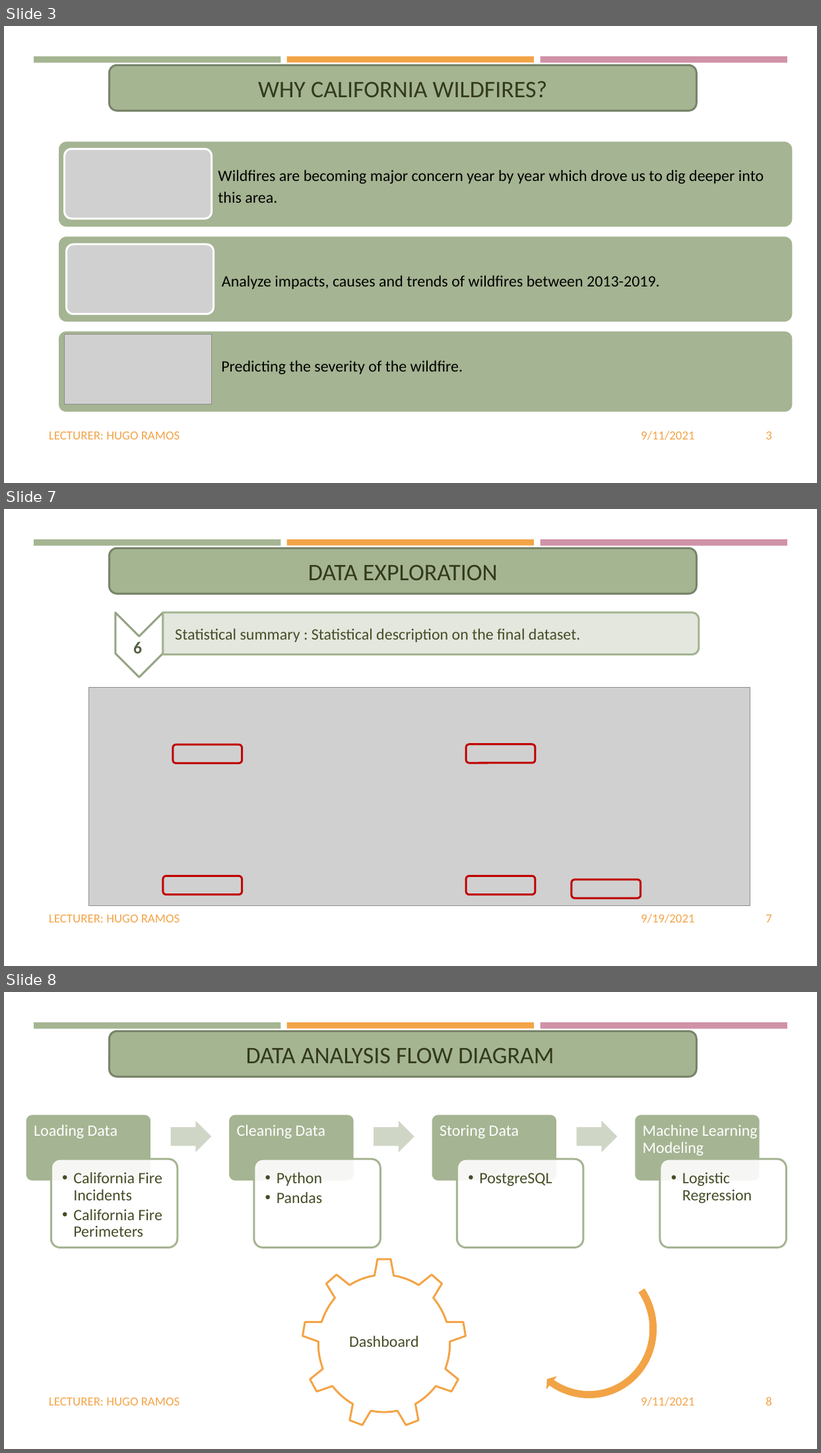
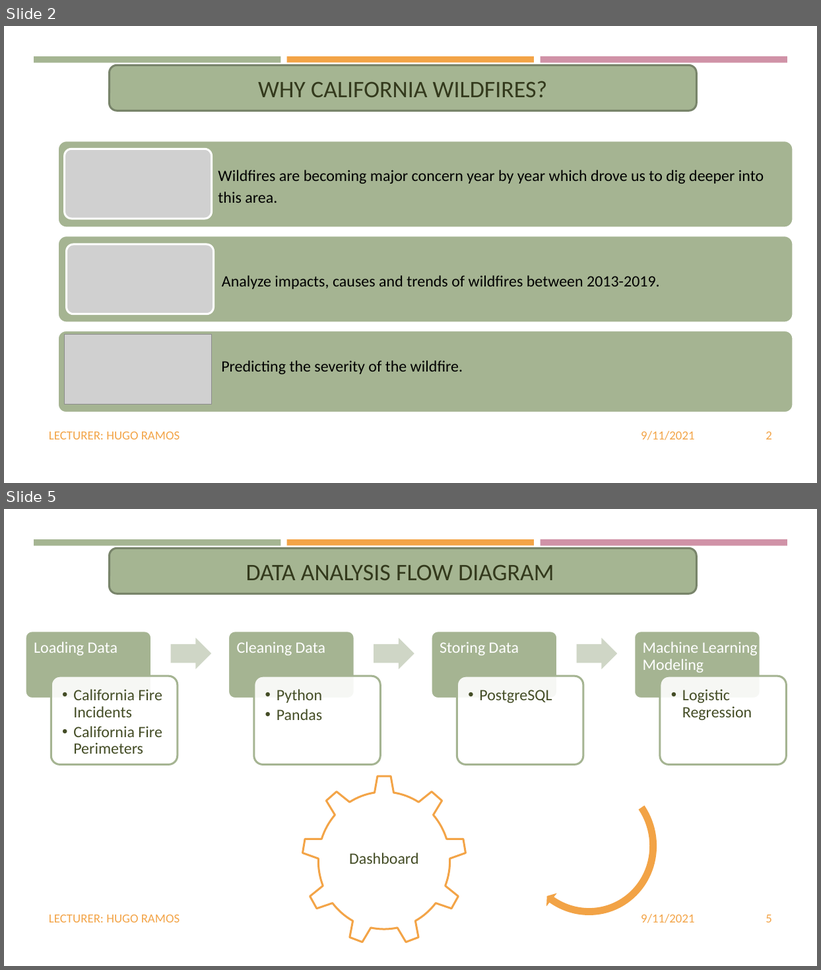
Before and after one commit to dhivyapadmanaban/California_Wildfires, a slide deck: Presentation/CALIFORNIA WILDFIRES.pptx. Shown one above the other, each under a label of ours: slides 3, 7 and 8 before the commit, slides 2 and 5 after it; the slides between them are not shown. The pictures are 821x1453 and 821x970 pixels, drawn with LibreOffice and Linux fonts; fonts in the diff are those of the drawing; grey boxes stand for pictures. Boxes give left, top, right and bottom in pixels: in the first picture for what was removed or moved away, otherwise in the second. Text is boxed around its words. In the diff, an @@ line names an element or a change of style, - is before the commit and + after.

Commit message:
PPT is updated with data analysis and data exploration process.

```diff
--- a/Presentation/CALIFORNIA WILDFIRES.pptx
+++ b/Presentation/CALIFORNIA WILDFIRES.pptx
@@ slide 7 removed at (x1=4, y1=509, x2=817, y2=966), background #FFFFFF; not listed: 3 template elements that a slide beside it also shows @@
@@ rounded rectangle removed at (x1=110, y1=548, x2=697, y2=593) @@
-DATA EXPLORATION
@@ chevron removed at (x1=116, y1=612, x2=163, y2=677) @@
@@ round same rect removed at (x1=163, y1=613, x2=699, y2=655) @@
@@ text removed at (x1=133, y1=642, x2=142, y2=654) @@
-6
@@ text removed at (x1=175, y1=628, x2=580, y2=642) @@
-  Statistical summary : Statistical description on the final dataset.
@@ picture removed at (x1=89, y1=688, x2=750, y2=906) @@
@@ rounded rectangle removed at (x1=173, y1=745, x2=242, y2=764) @@
@@ rounded rectangle removed at (x1=466, y1=745, x2=535, y2=764) @@
@@ rounded rectangle removed at (x1=163, y1=877, x2=242, y2=895) @@
@@ rounded rectangle removed at (x1=466, y1=877, x2=535, y2=895) @@
@@ rounded rectangle removed at (x1=572, y1=880, x2=641, y2=898) @@
@@ text removed at (x1=49, y1=915, x2=180, y2=923) @@
-LECTURER: HUGO RAMOS
@@ text removed at (x1=641, y1=914, x2=694, y2=923) @@
-9/19/2021
@@ page number removed at (x1=766, y1=915, x2=772, y2=923) @@
-7
@@ what was slide 3 is now slide 2 @@
@@ page number at (x1=766, y1=432, x2=772, y2=440): text changed @@
-3
+2
@@ what was slide 8 is now slide 5 @@
@@ page number at (x1=766, y1=915, x2=772, y2=923): text changed @@
-8
+5
```
Also in this commit, not shown: 4 slides changed, 1 other slide removed, 1 other file.
